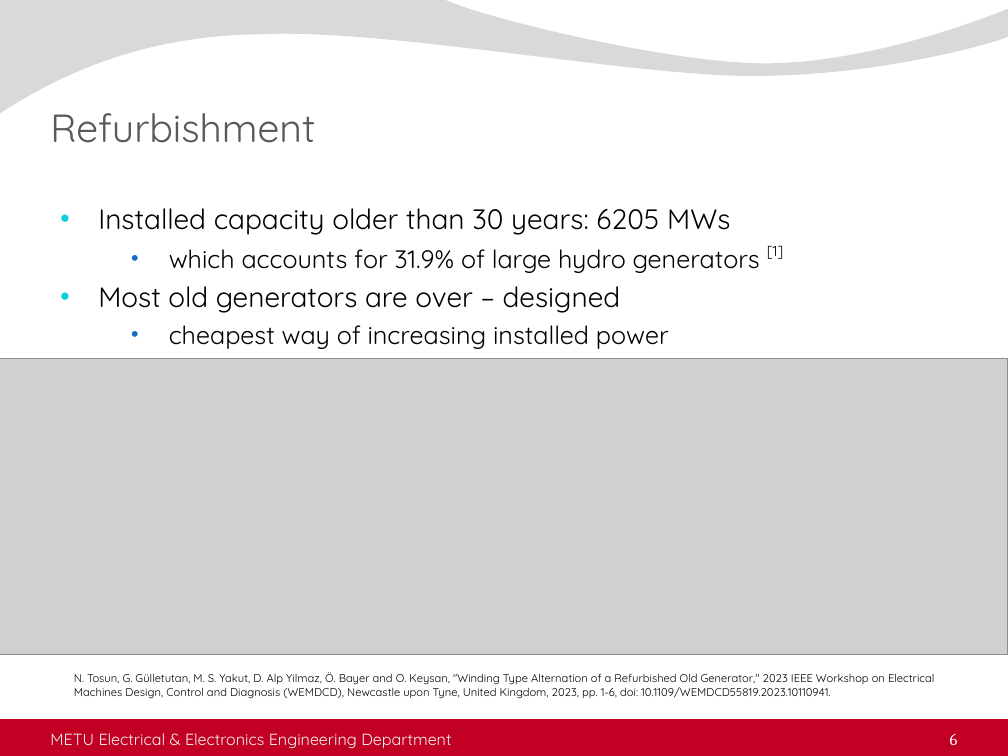
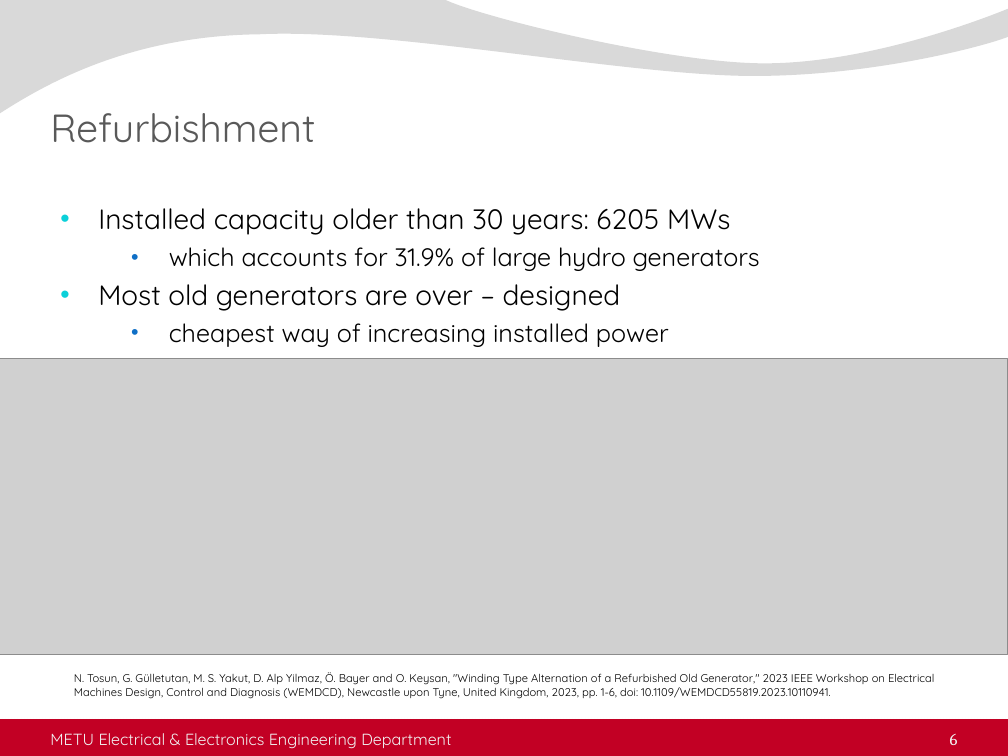
Before and after one commit to sametyakut/Studies, a slide deck: slide 6 of Presentations/5-Seminar_Presentation_2023_11_23.pptx. Drawn at 1008x756 pixels with LibreOffice and Linux fonts; fonts in the diff are those of the drawing; grey boxes stand for pictures; background and template pictures are left out. Boxes give left, top, right and bottom in pixels: in the first picture for what was removed or moved away, otherwise in the second. Text is boxed around its words. In the diff, an @@ line names an element or a change of style, - is before the commit and + after.

```diff
--- a/Presentations/5-Seminar_Presentation_2023_11_23.pptx
+++ b/Presentations/5-Seminar_Presentation_2023_11_23.pptx
@@ text at [169, 247, 760, 271]: text changed @@
-  • which accounts for 31.9% of large hydro generators [1]
+  • which accounts for 31.9% of large hydro generators
```
Also in this commit, not shown: 7 other slides changed, 1 slide added, 2 other files.
